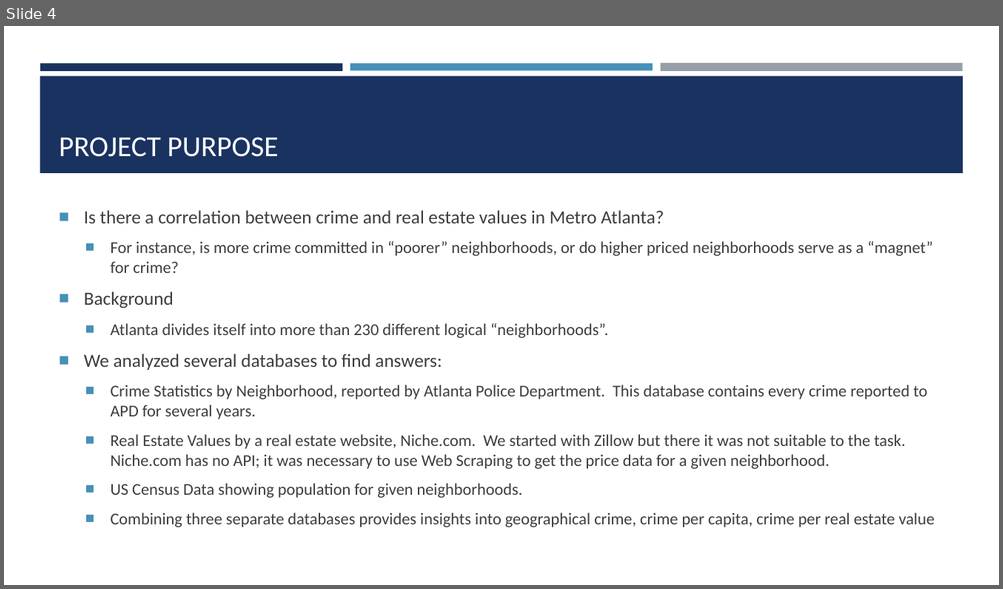
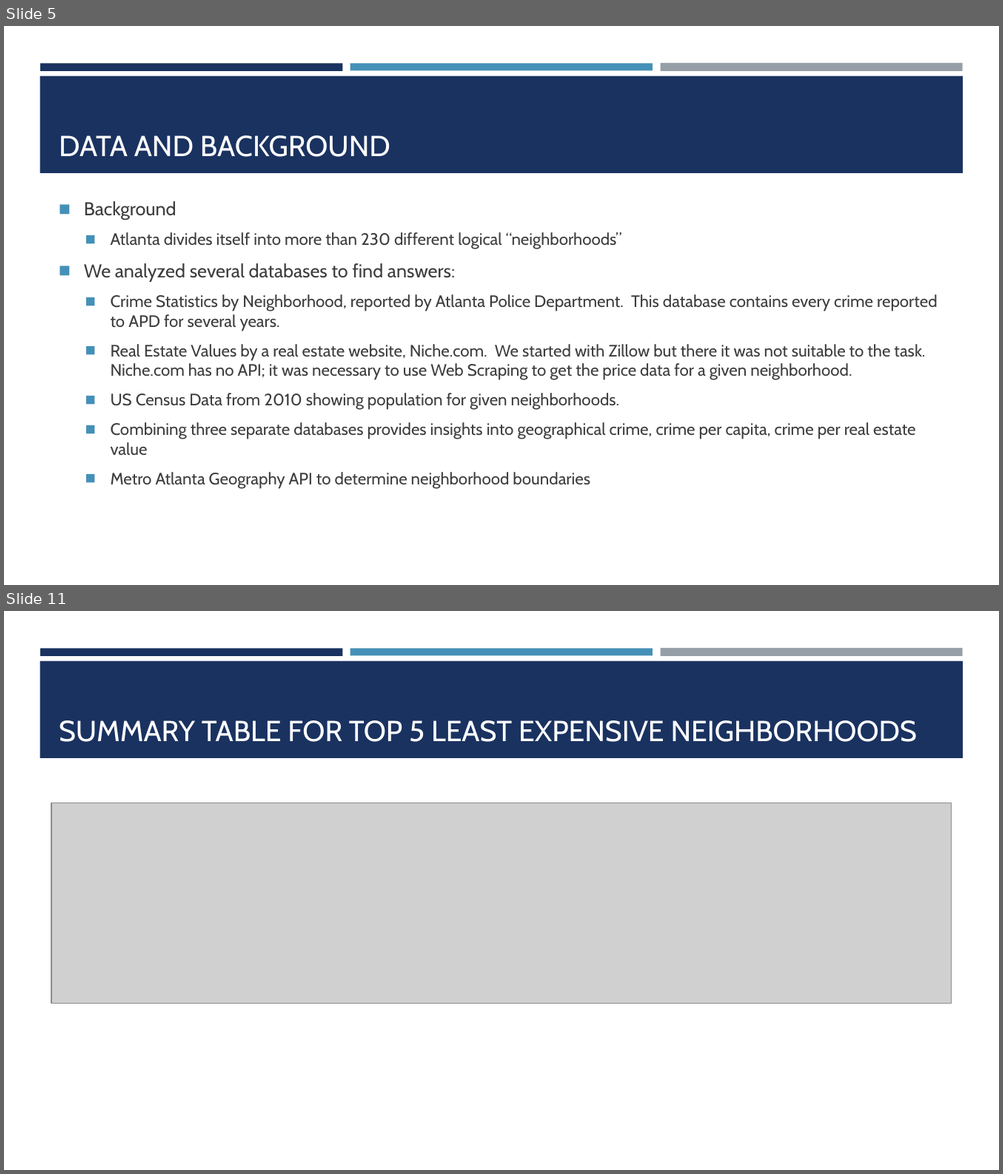
Before and after one commit to dmilestone/project-one, a slide deck: Crime and Real estate in Metro Atlanta.pptx. Shown one above the other, each under a label of ours: slide 4 before the commit, slides 5 and 11 after it; the slides between them are not shown. The pictures are 1003x589 and 1003x1174 pixels, drawn with LibreOffice and Linux fonts; fonts in the diff are those of the drawing; grey boxes stand for pictures. Boxes give left, top, right and bottom in pixels: in the first picture for what was removed or moved away, otherwise in the second. Text is boxed around its words. In the diff, an @@ line names an element or a change of style, - is before the commit and + after.

```diff
--- a/Crime and Real estate in Metro Atlanta.pptx
+++ b/Crime and Real estate in Metro Atlanta.pptx
@@ slide 11 added at bbox=[4, 611, 999, 1170], background #FFFFFF; not listed: 4 template elements that a slide beside it also shows @@
@@ title added at bbox=[59, 721, 916, 742], 28 pt, text #FFFFFF @@
+SUMMARY TABLE FOR TOP 5 LEAST EXPENSIVE NEIGHBORHOODS
@@ picture added at bbox=[52, 803, 951, 1003] @@
@@ what was slide 4 is now slide 5 @@
@@ slide 5 changed as well @@
@@ title at bbox=[59, 136, 390, 157]: text changed; font Calibri to Cabin @@
-PROJECT PURPOSE
+DATA AND BACKGROUND
@@ text at bbox=[84, 201, 936, 455]: font Calibri to Cabin in "Background", "We analyzed several databases to find answers:", "Crime Statistics by Neighborhood, reported by Atlanta ...", "Real Estate Values by a real estate ..." and 1 more places; bullet ■ to ◼; less space between paragraphs @@
@@ text at bbox=[84, 210, 933, 273]: paragraphs removed @@
-■ Is there a correlation between crime and real estate values in Metro Atlanta?
-  ■ For instance, is more crime committed in “poorer” neighborhoods, or do higher priced neighborhoods serve as a “magnet” for crime?
@@ text at bbox=[111, 232, 622, 249]: text changed; font Calibri to Cabin @@
-  ■ Atlanta divides itself into more than 230 different logical “neighborhoods”.
+  ◼ Atlanta divides itself into more than 230 different logical “neighborhoods”
@@ text at bbox=[111, 393, 620, 410]: text changed; font Calibri to Cabin @@
-  ■ US Census Data showing population for given neighborhoods.
+  ◼ US Census Data from 2010 showing population for given neighborhoods.
@@ text at bbox=[111, 472, 590, 488]: paragraph added @@
+  ◼ Metro Atlanta Geography API to determine neighborhood boundaries
```
Also in this commit, not shown: 3 other slides changed, 12 other slides added, 1 slide removed, 1 other file.
